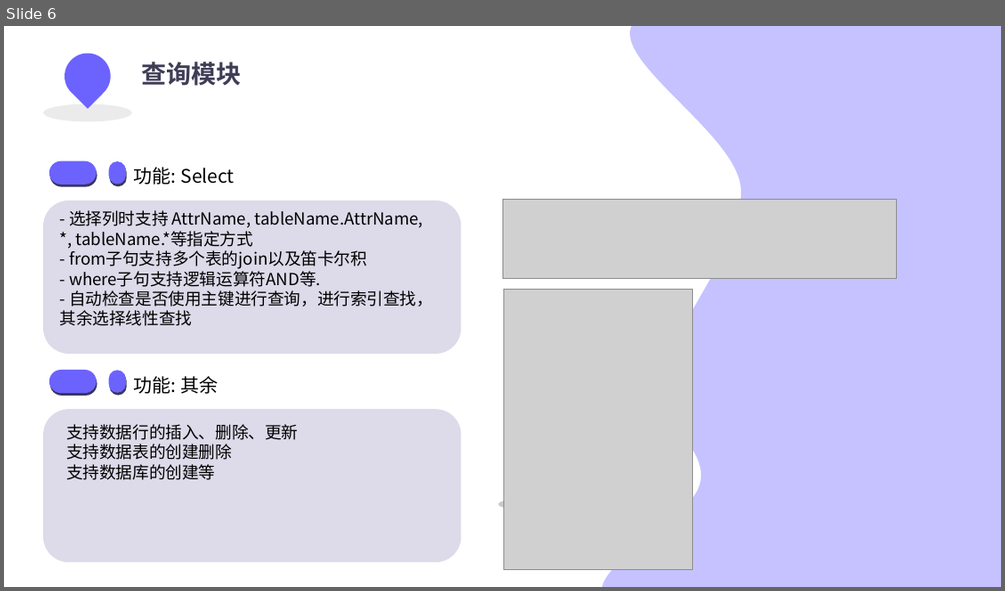
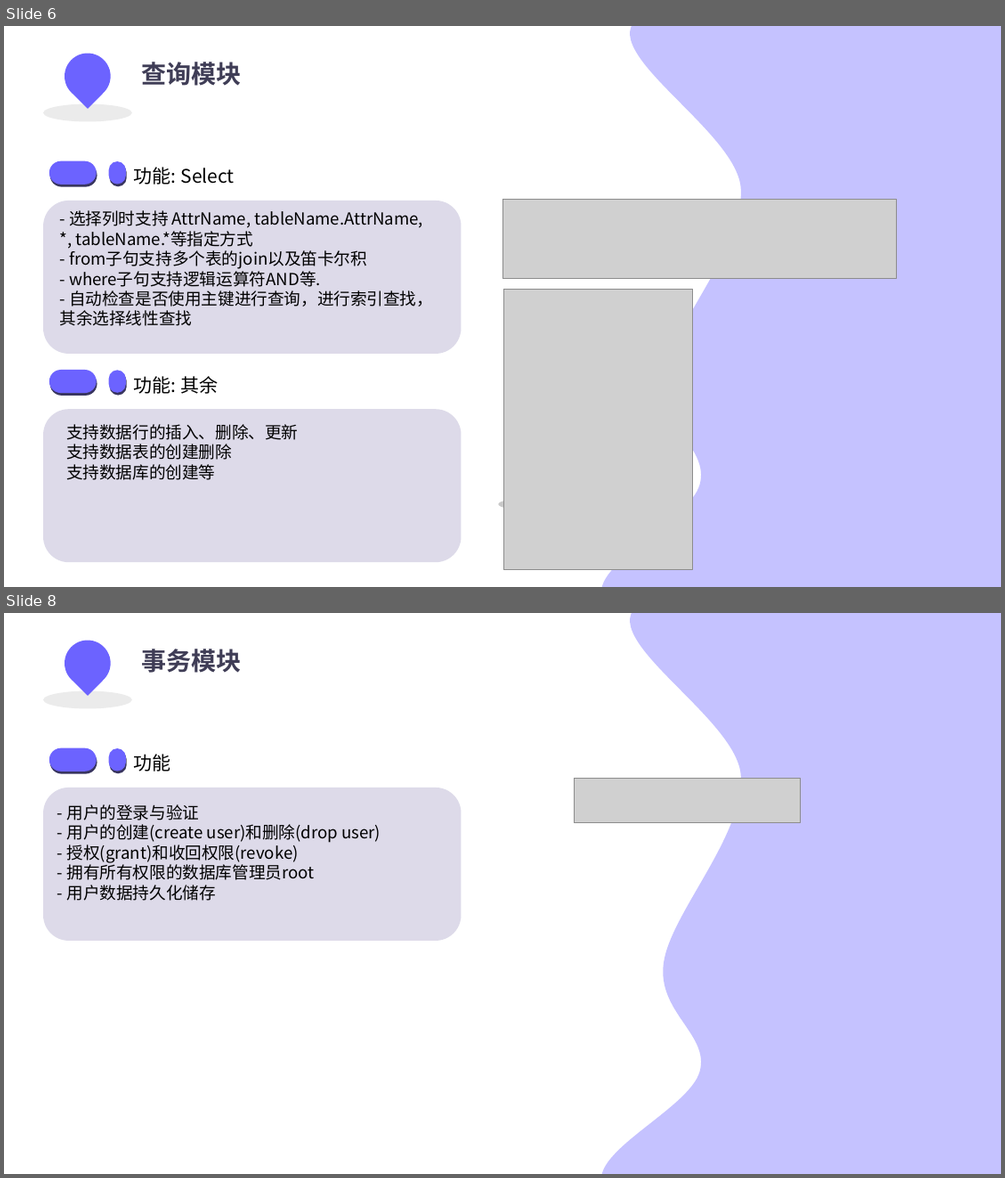
Before and after one commit to list17/thssDB, a slide deck: doc/pre/CourseDB-Pre.pptx. Shown one above the other, each under a label of ours: slide 6 before the commit, slides 6 and 8 after it; the slides between them are not shown. The pictures are 1005x591 and 1005x1178 pixels, drawn with LibreOffice and Linux fonts; fonts in the diff are those of the drawing; grey boxes stand for pictures; background and template pictures are left out. Boxes give left, top, right and bottom in pixels: in the first picture for what was removed or moved away, otherwise in the second. Text is boxed around its words. In the diff, an @@ line names an element or a change of style, - is before the commit and + after.

```diff
--- a/doc/pre/CourseDB-Pre.pptx
+++ b/doc/pre/CourseDB-Pre.pptx
@@ slide 8 added at [4, 613, 1001, 1174], background picture (left out) @@
@@ teardrop added at [55, 631, 120, 695], fill #6C63FF @@
@@ freeform shape added at [601, 613, 1001, 1174], fill #6C63FF at 39% opacity @@
@@ text added at [141, 649, 241, 673], 24 pt, text #3F3D56, bold @@
+事务模块
@@ ellipse added at [43, 690, 132, 709], fill #D9D9D9 at 50% opacity @@
@@ group added at [43, 748, 461, 941]: 5 rounded rectangles, 1 text @@
+功能
@@ picture added at [574, 779, 801, 823] @@
@@ text added at [67, 804, 380, 900], 16 pt, text #000000 @@
+- 用户的登录与验证
+- 用户的创建(create user)和删除(drop user)
+- 授权(grant)和收回权限(revoke)
+- 拥有所有权限的数据库管理员root
+- 用户数据持久化储存
```
Also in this commit, not shown: 2 slides changed.
